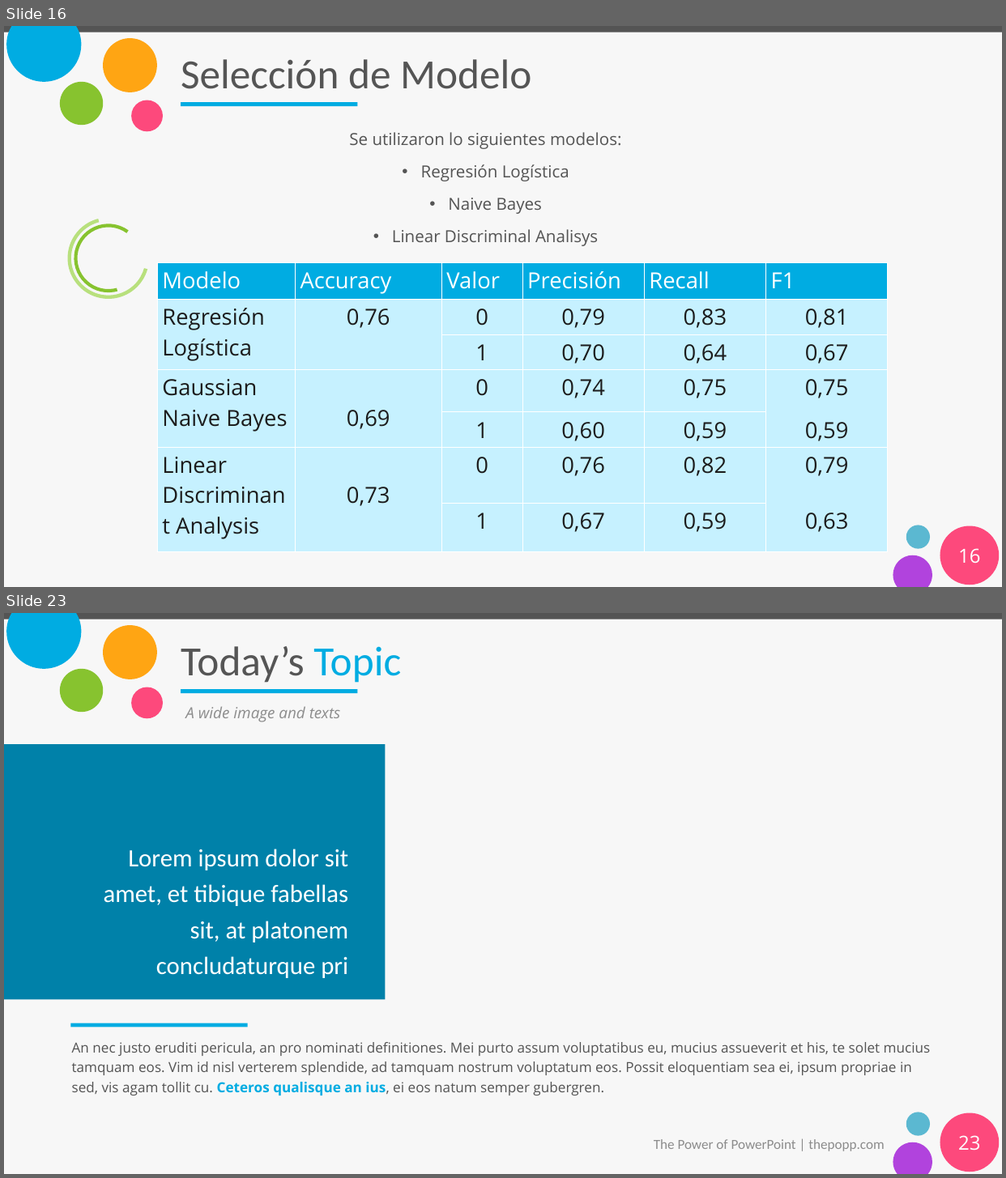
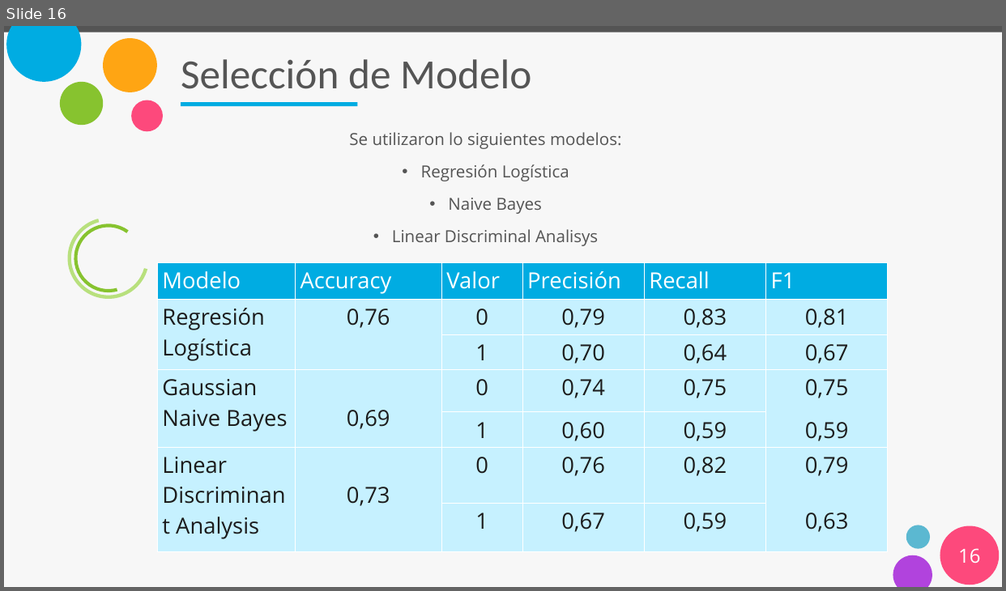
Before and after one commit to gp34446/desafio3, a slide deck: Presentación_desafio_3.pptx. Shown one above the other, each under a label of ours: slides 16 and 23 before the commit, slide 16 after it; the slides between them are not shown. The pictures are 1006x1178 and 1006x591 pixels, drawn with LibreOffice and Linux fonts; fonts in the diff are those of the drawing. Boxes give left, top, right and bottom in pixels: in the first picture for what was removed or moved away, otherwise in the second. Text is boxed around its words. In the diff, an @@ line names an element or a change of style, - is before the commit and + after.

```diff
--- a/Presentación_desafio_3.pptx
+++ b/Presentación_desafio_3.pptx
@@ slide 23 removed at <box>4,613,1002,1174</box>, background #F7F7F7; not listed: 9 template elements that a slide beside it also shows @@
@@ title removed at <box>181,646,401,683</box> @@
-Today’s Topic
@@ text removed at <box>185,706,340,722</box> @@
-A wide image and texts
@@ rectangle removed at <box>4,744,386,999</box> @@
@@ text removed at <box>104,849,348,978</box> @@
-Lorem ipsum dolor sit amet, et tibique fabellas sit, at platonem concludaturque pri
@@ rectangle removed at <box>71,1023,248,1027</box> @@
@@ text removed at <box>72,1042,931,1096</box> @@
-An nec justo eruditi pericula, an pro nominati definitiones. Mei purto assum voluptatibus eu, mucius assueverit et his, te solet mucius tamquam eos. Vim id nisl verterem splendide, ad tamquam nostrum voluptatum eos. Possit eloquentiam sea ei, ipsum propriae in sed, vis agam tollit cu. Ceteros qualisque an ius, ei eos natum semper gubergren.
@@ text removed at <box>654,1139,884,1152</box> @@
-The Power of PowerPoint | thepopp.com
@@ page number removed at <box>958,1135,980,1150</box> @@
-23
```
Also in this commit, not shown: 1 slide changed, 6 slides added, 80 other slides removed.
